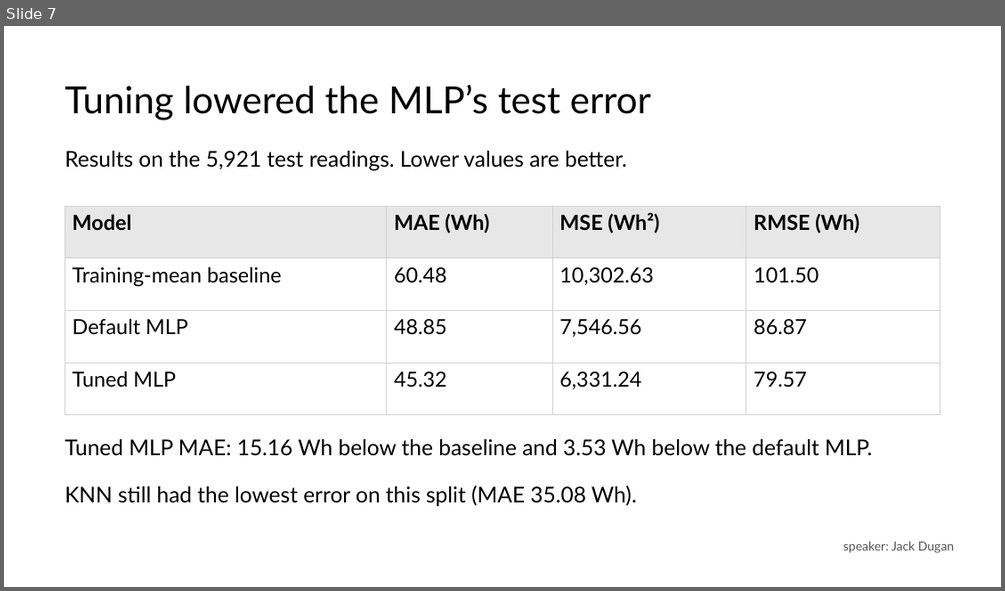
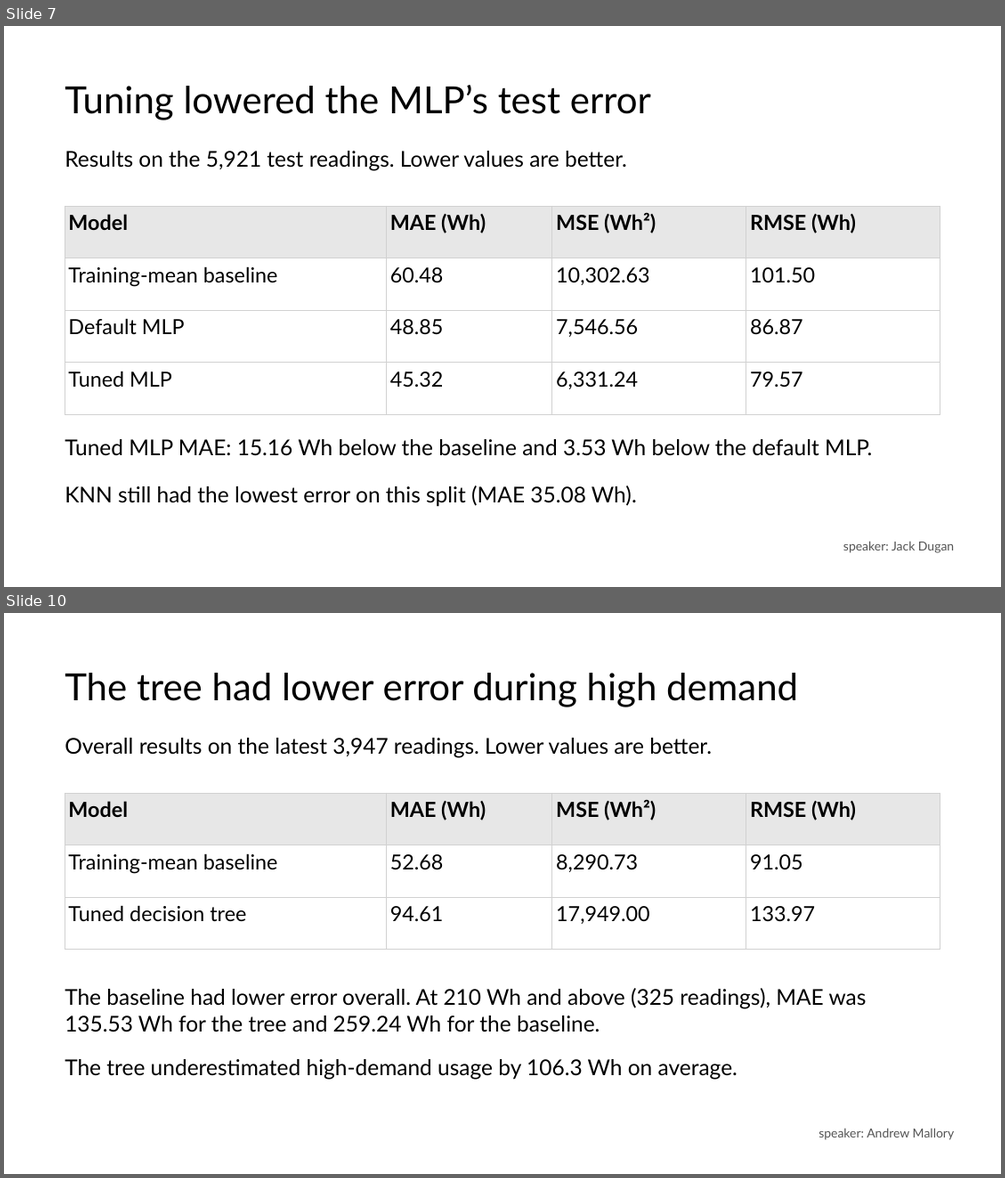
Before and after one commit to va2324/CSC3730-Group3, a slide deck: shared_report_&_presentation/group_presentation.pptx. Shown one above the other, each under a label of ours: slide 7 before the commit, slides 7 and 10 after it; the slides between them are not shown. The pictures are 1005x591 and 1005x1178 pixels, drawn with LibreOffice and Linux fonts; fonts in the diff are those of the drawing. Boxes give left, top, right and bottom in pixels: in the first picture for what was removed or moved away, otherwise in the second. Text is boxed around its words. In the diff, an @@ line names an element or a change of style, - is before the commit and + after.

```diff
--- a/shared_report_&_presentation/group_presentation.pptx
+++ b/shared_report_&_presentation/group_presentation.pptx
@@ slide 10 added at [4,613,1001,1174], background #FFFFFF @@
@@ text added at [65,673,798,707], 36 pt, text #000000 @@
+The tree had lower error during high demand
@@ text added at [65,738,712,758], 21 pt, text #000000 @@
+Overall results on the latest 3,947 readings. Lower values are better.
@@ table added at [65,793,939,949], 3 rows, 4 columns @@
+Model | MAE (Wh) | MSE (Wh²) | RMSE (Wh)
+Training-mean baseline | 52.68 | 8,290.73 | 91.05
+Tuned decision tree | 94.61 | 17,949.00 | 133.97
@@ text added at [65,988,866,1032], 21 pt, text #000000 @@
+The baseline had lower error overall. At 210 Wh and above (325 readings), MAE was 135.53 Wh for the tree and 259.24 Wh for the baseline.
@@ text added at [65,1059,737,1079], 21 pt, text #000000 @@
+The tree underestimated high-demand usage by 106.3 Wh on average.
@@ text added at [818,1127,955,1140], 12 pt, text #545454 @@
+speaker: Andrew Mallory
@@ slide 7 changed as well @@
@@ table: place and size @@
-table at [65,206,939,393]
+table at [65,206,939,415]
```
Also in this commit, not shown: 5 other slides changed, 2 other slides added, 4 other files.
